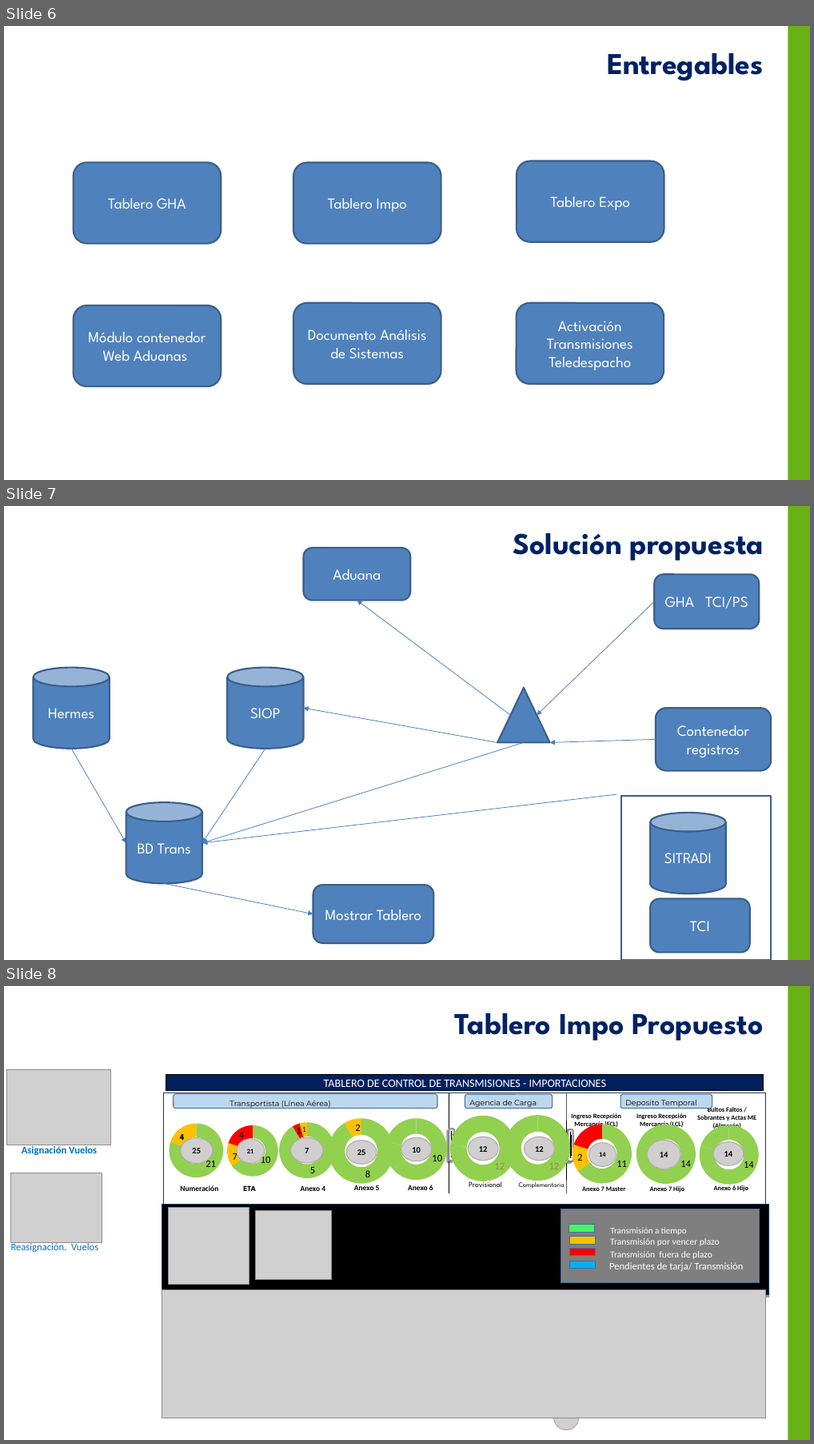
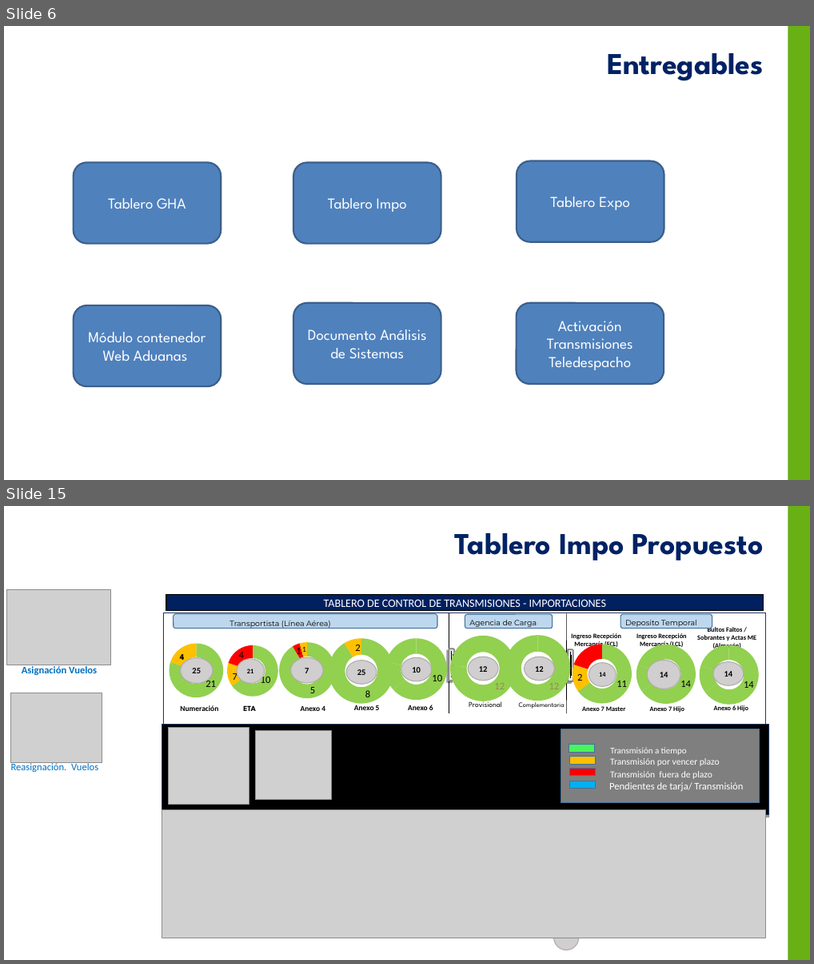
Before and after one commit to yahck/pyTransmisionesTalma, a slide deck: Documentos/ControlTransmisionesV1.0.pptx. Shown one above the other, each under a label of ours: slides 6, 7 and 8 before the commit, slides 6 and 15 after it; the slides between them are not shown. The pictures are 814x1444 and 814x964 pixels, drawn with LibreOffice and Linux fonts; fonts in the diff are those of the drawing; grey boxes stand for pictures; background and template pictures are left out. Boxes give left, top, right and bottom in pixels: in the first picture for what was removed or moved away, otherwise in the second. Text is boxed around its words. In the diff, an @@ line names an element or a change of style, - is before the commit and + after.

```diff
--- a/Documentos/ControlTransmisionesV1.0.pptx
+++ b/Documentos/ControlTransmisionesV1.0.pptx
@@ slide 7 removed at (4, 506, 810, 960), background #FFFFFF; not listed: 1 template element that a slide beside it also shows @@
@@ rounded rectangle removed at (303, 548, 410, 600) @@
-Aduana
@@ text removed at (513, 533, 764, 560) @@
-Solución propuesta
@@ rounded rectangle removed at (655, 574, 759, 629) @@
-GHA TCI/PS
@@ arrow removed from (511, 715) to (358, 600) @@
@@ arrow removed from (655, 601) to (537, 715) @@
@@ cylinder removed at (33, 668, 110, 748) @@
-Hermes
@@ cylinder removed at (227, 668, 303, 748) @@
-SIOP
@@ triangle removed at (498, 688, 550, 743) @@
@@ arrow removed from (498, 743) to (303, 708) @@
@@ rounded rectangle removed at (656, 708, 772, 771) @@
-Contenedor registros
@@ arrow removed from (524, 743) to (202, 843) @@
@@ arrow removed from (656, 739) to (550, 743) @@
@@ arrow removed from (71, 748) to (126, 843) @@
@@ arrow removed from (266, 748) to (202, 843) @@
@@ cylinder removed at (126, 803, 202, 884) @@
-BD Trans
@@ arrow removed from (617, 794) to (202, 843) @@
@@ rectangle removed at (622, 796, 772, 960) @@
@@ cylinder removed at (650, 812, 726, 894) @@
-SITRADI
@@ arrow removed from (164, 884) to (313, 914) @@
@@ rounded rectangle removed at (313, 884, 434, 943) @@
-Mostrar Tablero
@@ rounded rectangle removed at (650, 899, 750, 952) @@
-TCI
@@ what was slide 8 is now slide 15 @@
```
Also in this commit, not shown: 3 slides changed, 5 slides added, 2 other slides removed, 6 other files.
